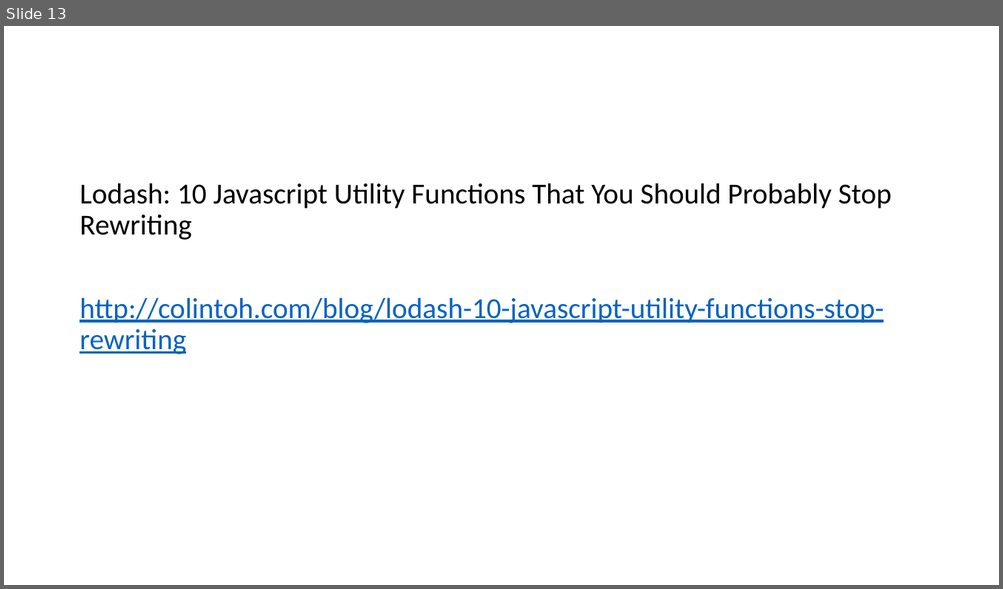
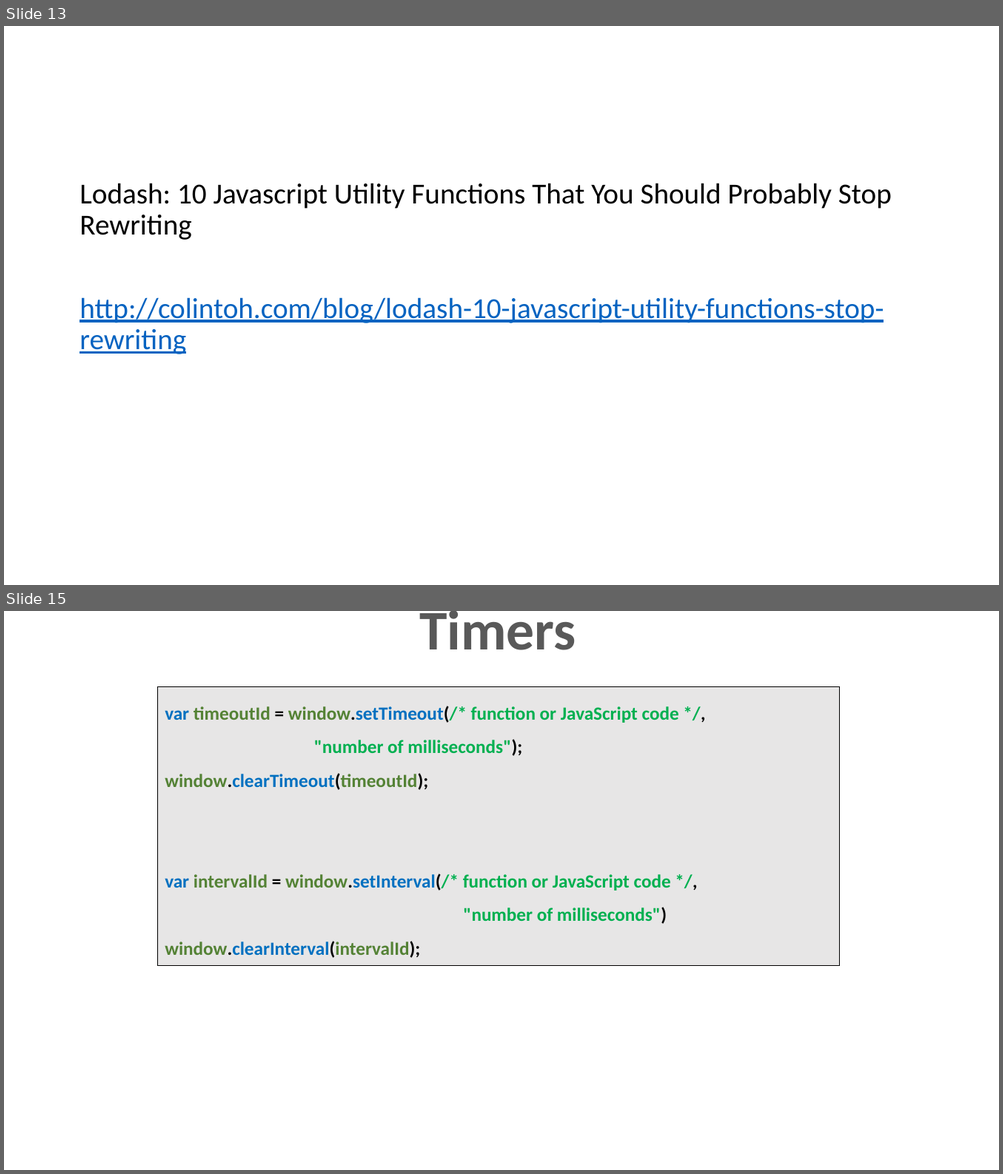
Before and after one commit to dzmitry-varabei/front-end-course, a slide deck: es6/Presentation1.pptx. Shown one above the other, each under a label of ours: slide 13 before the commit, slides 13 and 15 after it; the slides between them are not shown. The pictures are 1003x589 and 1003x1174 pixels, drawn with LibreOffice and Linux fonts; fonts in the diff are those of the drawing. Boxes give left, top, right and bottom in pixels: in the first picture for what was removed or moved away, otherwise in the second. Text is boxed around its words. In the diff, an @@ line names an element or a change of style, - is before the commit and + after.

```diff
--- a/es6/Presentation1.pptx
+++ b/es6/Presentation1.pptx
@@ slide 15 added at bbox=[4, 611, 999, 1170], background #FFFFFF @@
@@ title added at bbox=[419, 611, 575, 650], 54 pt, text #595959, bold @@
+Timers
@@ rectangle added at bbox=[158, 687, 839, 966], fill #E7E6E6, outline #000000 0.5 pt, 18 pt, text #00B050, bold @@
+var timeoutId = window.setTimeout(/* function or JavaScript code */, "number of milliseconds");
+window.clearTimeout(timeoutId);
+var intervalId = window.setInterval(/* function or JavaScript code */,
+"number of milliseconds")
+window.clearInterval(intervalId);
```
Also in this commit, not shown: 3 other slides added, 2 other files.
